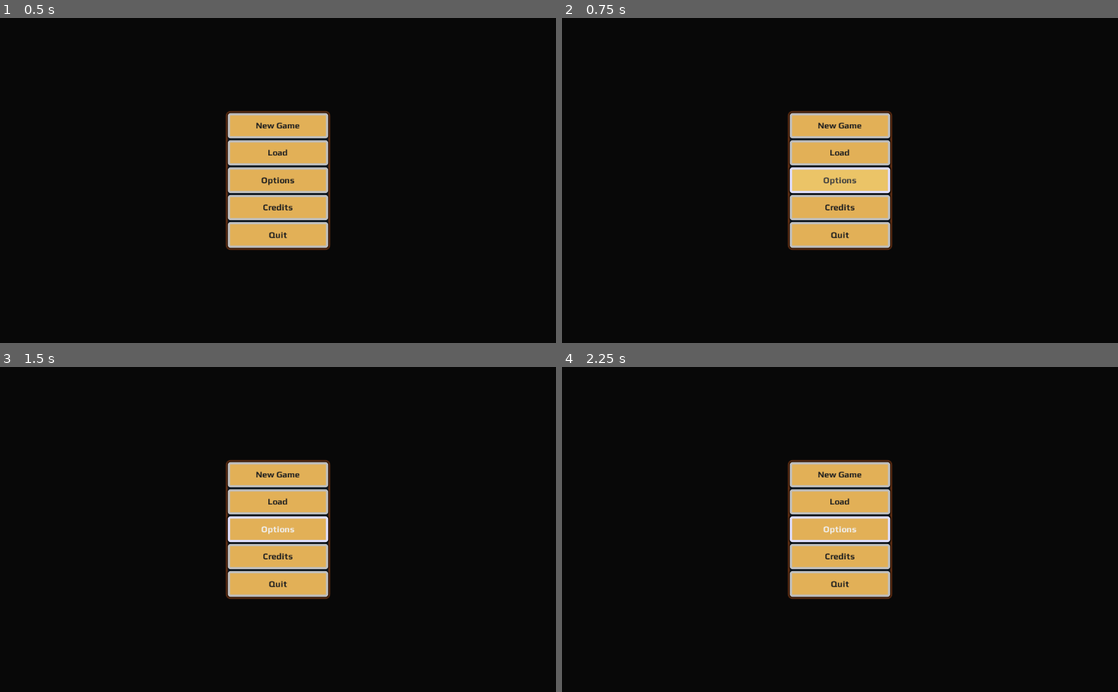
Above: before the commit, frames 1-4 (two rows, left to right).
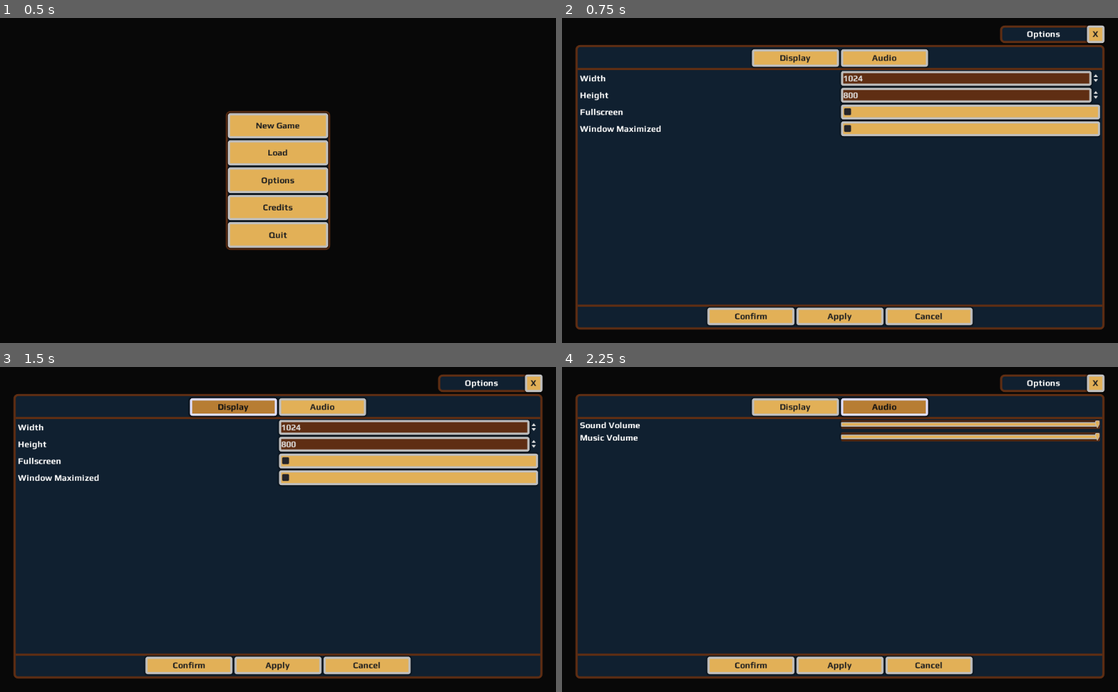
Above: after the commit, the same moments.

Repository: V-ktor/TR
Game: Godot game, scene res://scenes/main/loading.tscn
The game is run twice, just before and just after one commit, with the same random seed, the same clock (stepped at 60 frames per second) and the same inputs.
Inputs (mouse positions are in pixels of both pictures, inside the frame that each line leads up to):
- Up to frame 1 (0.5 s): no input
- Up to frame 2 (0.75 s): click "Options" at 0.5 s
- Up to frame 3 (1.5 s): click (233, 406) at 1.25 s, where only the run after the commit has a clickable "Display"
- Up to frame 4 (2.25 s): click (884, 406) at 2 s, where only the run after the commit has a clickable "Audio"

Frame 1 is identical in both runs. In frame 2, 83% of the frame differs, in the area x 2-98%, y 2-96%; in frame 3, 83%; in frame 4, 84%.

Commit message:
Add settings menu.

Diff:
--- /dev/null
+++ b/default_bus_layout.tres
@@ -0,0 +1,15 @@
+[gd_resource type="AudioBusLayout" format=2]
+
+[resource]
+bus/1/name = "Music 2"
+bus/1/solo = false
+bus/1/mute = false
+bus/1/bypass_fx = false
+bus/1/volume_db = 0.0
+bus/1/send = "Master"
+bus/2/name = "Sound"
+bus/2/solo = false
+bus/2/mute = false
+bus/2/bypass_fx = false
+bus/2/volume_db = 0.0
+bus/2/send = "Master"
--- a/project.godot
+++ b/project.godot
@@ -23,6 +23,7 @@
 
 [autoload]
 
+Settings="*res://scripts/main/settings.gd"
 Characters="*res://scripts/main/characters.gd"
 Main="*res://scenes/main/main.tscn"
 Game="*res://scripts/main/game.gd"
--- a/scenes/main/menu.tscn
+++ b/scenes/main/menu.tscn
@@ -1,7 +1,10 @@
-[gd_scene load_steps=37 format=2]
+[gd_scene load_steps=43 format=2]
 
 [ext_resource path="res://scripts/main/menu.gd" type="Script" id=1]
 [ext_resource path="res://fonts/Play-Bold.ttf" type="DynamicFontData" id=2]
+[ext_resource path="res://images/gui/slider_grabber.png" type="Texture" id=3]
+[ext_resource path="res://images/gui/slider_grabber_highlight.png" type="Texture" id=4]
+[ext_resource path="res://images/gui/slider_grabber_disabled.png" type="Texture" id=5]
 
 [sub_resource type="StyleBoxFlat" id=1]
 bg_color = Color( 0.12549, 0.12549, 0.12549, 0.25098 )
@@ -163,6 +166,34 @@
 content_margin_top = 2.0
 content_margin_bottom = 2.0
 bg_color = Color( 0.921569, 0.768627, 0.403922, 1 )
+
+[sub_resource type="StyleBoxFlat" id=36]
+bg_color = Color( 0.886275, 0.690196, 0.341176, 1 )
+border_width_left = 2
+border_width_top = 2
+border_width_right = 2
+border_width_bottom = 2
+border_color = Color( 0.752941, 0.752941, 0.752941, 1 )
+corner_radius_top_left = 1
+corner_radius_top_right = 1
+corner_radius_bottom_right = 1
+corner_radius_bottom_left = 1
+shadow_color = Color( 0, 0, 0, 0.501961 )
+shadow_size = 4
+
+[sub_resource type="StyleBoxFlat" id=37]
+bg_color = Color( 0.921569, 0.768627, 0.403922, 1 )
+border_width_left = 2
+border_width_top = 2
+border_width_right = 2
+border_width_bottom = 2
+border_color = Color( 0.752941, 0.752941, 0.752941, 1 )
+corner_radius_top_left = 1
+corner_radius_top_right = 1
+corner_radius_bottom_right = 1
+corner_radius_bottom_left = 1
+shadow_color = Color( 0, 0, 0, 0.501961 )
+shadow_size = 4
 
 [sub_resource type="StyleBoxFlat" id=13]
 content_margin_left = 4.0
@@ -363,6 +394,13 @@
 HScrollBar/styles/scroll_focus = SubResource( 11 )
 HSeparator/constants/separation = 4
 HSeparator/styles/separator = SubResource( 12 )
+HSlider/icons/grabber = ExtResource( 3 )
+HSlider/icons/grabber_disabled = ExtResource( 5 )
+HSlider/icons/grabber_highlight = ExtResource( 4 )
+HSlider/icons/tick = null
+HSlider/styles/grabber_area = SubResource( 36 )
+HSlider/styles/grabber_area_highlight = SubResource( 37 )
+HSlider/styles/slider = SubResource( 10 )
 Label/colors/font_color = Color( 0.12549, 0.12549, 0.12549, 1 )
 Label/colors/font_color_shadow = Color( 0, 0, 0, 0.12549 )
 Label/colors/font_outline_modulate = Color( 0.886275, 0.690196, 0.341176, 1 )
@@ -504,6 +542,8 @@
 size = 12
 font_data = ExtResource( 2 )
 
+[sub_resource type="ButtonGroup" id=35]
+
 [node name="Menu" type="CanvasLayer"]
 layer = 100
 script = ExtResource( 1 )
@@ -2062,6 +2102,151 @@
 align = 1
 valign = 1
 
+[node name="Options" type="Panel" parent="."]
+visible = false
+anchor_right = 1.0
+anchor_bottom = 1.0
+margin_left = 25.0
+margin_top = 50.0
+margin_right = -25.0
+margin_bottom = -25.0
+theme = SubResource( 25 )
+custom_styles/panel = SubResource( 26 )
+__meta__ = {
+"_edit_use_anchors_": false,
+"_editor_description_": ""
+}
+
+[node name="HSeparator1" type="HSeparator" parent="Options"]
+anchor_right = 1.0
+margin_left = 4.0
+margin_top = 40.0
+margin_right = -4.0
+margin_bottom = 48.0
+mouse_filter = 1
+custom_styles/separator = SubResource( 27 )
+__meta__ = {
+"_edit_use_anchors_": false,
+"_editor_description_": ""
+}
+
+[node name="HSeparator2" type="HSeparator" parent="Options"]
+anchor_top = 1.0
+anchor_right = 1.0
+anchor_bottom = 1.0
+margin_left = 4.0
+margin_top = -48.0
+margin_right = -4.0
+margin_bottom = -40.0
+mouse_filter = 1
+custom_styles/separator = SubResource( 27 )
+__meta__ = {
+"_edit_use_anchors_": false,
+"_editor_description_": ""
+}
+
+[node name="Top" type="HBoxContainer" parent="Options"]
+anchor_right = 1.0
+margin_left = 8.0
+margin_top = 8.0
+margin_right = -8.0
+margin_bottom = 40.0
+alignment = 1
+__meta__ = {
+"_edit_use_anchors_": false
+}
+
+[node name="Button0" type="Button" parent="Options/Top"]
+visible = false
+margin_left = 399.0
+margin_right = 559.0
+margin_bottom = 32.0
+rect_min_size = Vector2( 160, 0 )
+toggle_mode = true
+group = SubResource( 35 )
+
+[node name="Bottom" type="HBoxContainer" parent="Options"]
+anchor_top = 1.0
+anchor_right = 1.0
+anchor_bottom = 1.0
+margin_left = 8.0
+margin_top = -40.0
+margin_right = -8.0
+margin_bottom = -8.0
+alignment = 1
+__meta__ = {
+"_edit_use_anchors_": false
+}
+
+[node name="ButtonConfirm" type="Button" parent="Options/Bottom"]
+margin_left = 235.0
+margin_right = 395.0
+margin_bottom = 32.0
+rect_min_size = Vector2( 160, 0 )
+text = "CONFIRM"
+
+[node name="ButtonApply" type="Button" parent="Options/Bottom"]
+margin_left = 399.0
+margin_right = 559.0
+margin_bottom = 32.0
+rect_min_size = Vector2( 160, 0 )
+text = "APPLY"
+
+[node name="ButtonCancel" type="Button" parent="Options/Bottom"]
+margin_left = 563.0
+margin_right = 723.0
+margin_bottom = 32.0
+rect_min_size = Vector2( 160, 0 )
+text = "CANCEL"
+
+[node name="ScrollContainer" type="ScrollContainer" parent="Options"]
+anchor_right = 1.0
+anchor_bottom = 1.0
+margin_left = 8.0
+margin_top = 48.0
+margin_right = -8.0
+margin_bottom = -48.0
+__meta__ = {
+"_edit_use_anchors_": false
+}
+
+[node name="VBoxContainer" type="VBoxContainer" parent="Options/ScrollContainer"]
+margin_right = 958.0
+margin_bottom = 429.0
+size_flags_horizontal = 3
+size_flags_vertical = 3
+
+[node name="Panel" type="Panel" parent="Options"]
+anchor_left = 1.0
+anchor_right = 1.0
+margin_left = -192.0
+margin_top = -36.0
+margin_bottom = -4.0
+custom_styles/panel = SubResource( 26 )
+__meta__ = {
+"_edit_use_anchors_": false,
+"_editor_description_": ""
+}
+
+[node name="Label" type="Label" parent="Options/Panel"]
+anchor_right = 1.0
+anchor_bottom = 1.0
+margin_right = -32.0
+custom_colors/font_color = Color( 1, 1, 1, 1 )
+text = "OPTIONS"
+align = 1
+valign = 1
+__meta__ = {
+"_edit_use_anchors_": false
+}
+
+[node name="Button" type="Button" parent="Options/Panel"]
+anchor_left = 1.0
+anchor_right = 1.0
+anchor_bottom = 1.0
+margin_left = -32.0
+text = "X"
+
 [node name="Credits" type="Panel" parent="."]
 visible = false
 anchor_left = 0.5
--- a/scripts/main/menu.gd
+++ b/scripts/main/menu.gd
@@ -606,6 +606,12 @@
 	$Files/Panel/Label.text = tr("SAVE")
 	$Files.show()
 
+func _show_options():
+	Settings.load_settings()
+	$Options.show()
+	_select_setting(true, Settings.settings.keys()[0])
+
+
 func update_save_files():
 	# Add paths of all save files to save_files.
 	var filename : String
@@ -654,8 +660,59 @@
 					button.get_node("GridContainer/LabelVersion").modulate = Color(1.0,1.0,1.0)
 				button.show()
 
-
-
+func _apply_settings():
+	# ...
+	Settings.apply()
+	Settings.save_settings()
+
+func _confirm_settings():
+	_apply_settings()
+	$Options.hide()
+
+func _set_setting(value, type, ID):
+	Settings.settings[type][ID] = value
+
+func _select_setting(pressed, type):
+	if !pressed:
+		return
+	for c in $Options/ScrollContainer/VBoxContainer.get_children():
+		c.queue_free()
+	for k in Settings.settings[type]:
+		var container := HBoxContainer.new()
+		var label := Label.new()
+		label.text = tr(k.to_upper())
+		label.add_color_override("font_color", Color(1.0,1.0,1.0))
+		label.size_flags_horizontal = Control.SIZE_EXPAND_FILL
+		container.add_child(label)
+		match typeof(Settings.settings[type][k]):
+			TYPE_BOOL:
+				var button := CheckBox.new()
+				button.name = k.capitalize()
+				button.pressed = Settings.settings[type][k]
+				button.size_flags_horizontal = Control.SIZE_EXPAND_FILL
+				button.connect("toggled",self,"_set_setting",[type,k])
+				container.add_child(button)
+			TYPE_INT:
+				var button := SpinBox.new()
+				button.name = k.capitalize()
+				button.min_value = 800
+				button.max_value = 4096
+				button.value = Settings.settings[type][k]
+				button.size_flags_horizontal = Control.SIZE_EXPAND_FILL
+				button.connect("value_changed",self,"_set_setting",[type,k])
+				container.add_child(button)
+			TYPE_REAL:
+				var button = HSlider.new()
+				button.name = k.capitalize()
+				button.min_value = 0.0
+				button.max_value = 1.0
+				button.step = 0.0
+				button.value = Settings.settings[type][k]
+				button.size_flags_horizontal = Control.SIZE_EXPAND_FILL
+				button.connect("value_changed",self,"_set_setting",[type,k])
+				container.add_child(button)
+
+		$Options/ScrollContainer/VBoxContainer.add_child(container)
 
 
 func load_races(path : String):
@@ -715,11 +772,13 @@
 func _ready():
 	randomize()
 
+	# Load race and class data.
 	load_races("res://data/races")
 	load_races("user://data/races")
 	load_classes("res://data/classes")
 	load_classes("user://data/classes")
 
+	# Set up GUI stuff.
 	for stat in Characters.STATS:
 		var box = $NewChar/HBoxContainer/Summary/VBoxContainer/Stats/Stat0.duplicate()
 		box.name = stat.capitalize()
@@ -753,7 +812,15 @@
 		$NewChar/HBoxContainer/Classes/VBoxContainer.add_child(button)
 		button.connect("pressed",self,"_set_class",[i])
 		button.show()
-
+	for k in Settings.settings.keys():
+		var button := $Options/Top/Button0.duplicate()
+		button.name = "Button"+k.capitalize()
+		button.text = tr(k.to_upper())
+		button.connect("toggled",self,"_select_setting",[k])
+		$Options/Top.add_child(button)
+		button.show()
+
+	# Connect buttons.
 	$NewChar/Top/ButtonRace.connect("pressed",self,"_select_race")
 	$NewChar/Top/ButtonClass.connect("pressed",self,"_select_class")
 	$NewChar/Top/ButtonAppearance.connect("pressed",self,"_select_appearance")
@@ -771,9 +838,14 @@
 	$Files/Panel/Button.connect("pressed",$Files,"hide")
 	$Files/ScrollContainer/VBoxContainer/New/LineEdit.connect("text_entered",self,"_save_new")
 	$Files/ScrollContainer/VBoxContainer/New/ButtonConfirm.connect("pressed",self,"_save_new")
+	$Options/Panel/Button.connect("pressed",$Options,"hide")
+	$Options/Bottom/ButtonConfirm.connect("pressed",self,"_confirm_settings")
+	$Options/Bottom/ButtonApply.connect("pressed",self,"_apply_settings")
+	$Options/Bottom/ButtonCancel.connect("pressed",$Options,"hide")
 	$Credits/Panel/Button.connect("pressed",$Credits,"hide")
 	$Credits/RichTextLabel.connect("meta_clicked",OS,"shell_open")
 
+	# Hide these buttons. Only visible once the game has been started.
 	$Panel/VBoxContainer/Button6.hide()
 	$Panel/VBoxContainer/Button7.hide()
 
--- /dev/null
+++ b/scripts/main/settings.gd
@@ -0,0 +1,43 @@
+extends Node
+
+var settings := {
+	"display":{
+		"width":int(OS.window_size.x),"height":int(OS.window_size.y),
+		"fullscreen":OS.window_fullscreen,"maximized":OS.window_maximized},
+	"audio":{
+		"sound_volume":1.0,"music_volume":1.0}}
+
+
+func apply():
+	OS.window_size = Vector2(settings.display.width, settings.display.height)
+	OS.window_maximized = settings.display.maximized
+	OS.window_fullscreen = settings.display.fullscreen
+	AudioServer.set_bus_volume_db(1, linear2db(settings.audio.music_volume))
+	AudioServer.set_bus_volume_db(2, linear2db(settings.audio.sound_volume))
+
+func load_settings():
+	var config := ConfigFile.new()
+	var err := config.load("user://settings.cfg")
+	printt("Loading settings.")
+	if err==OK:
+		for c in settings.keys():
+			for k in settings[c].keys():
+				settings[c][k] = config.get_value(c, k, settings[c][k])
+		settings.display.width = int(settings.display.width)
+		settings.display.height = int(settings.display.height)
+		apply()
+	else:
+		save_settings()
+
+func save_settings():
+	var config := ConfigFile.new()
+	printt("Saving settings.")
+	for c in settings.keys():
+		for k in settings[c].keys():
+			config.set_value(c, k, settings[c][k])
+	settings.display.width = int(settings.display.width)
+	settings.display.height = int(settings.display.height)
+	config.save("user://settings.cfg")
+
+func _ready():
+	load_settings()
--- a/translations/menu.csv
+++ b/translations/menu.csv
@@ -1,6 +1,7 @@
 ,en
 NEXT,Next
 BACK,Back
+APPLY,Apply
 CONFIRM,Confirm
 CANCEL,Cancel
 CONTINUE,Continue
@@ -11,6 +12,15 @@
 OPTIONS,Options
 CREDITS,Credits
 QUIT,Quit
+GAME,Game
+DISPLAY,Display
+AUDIO,Audio
+WIDTH,Width
+HEIGHT,Height
+FULLSCREEN,Fullscreen
+MAXIMIZED,Window Maximized
+SOUND_VOLUME,Sound Volume
+MUSIC_VOLUME,Music Volume
 RANDOMIZE,Randomize
 NAME,Name
 FIRST_NAME,First Name
Binary file added: images/gui/slider_grabber.png
Not shown, added: images/gui/slider_grabber.png.import
Binary file added: images/gui/slider_grabber_disabled.png
Not shown, added: images/gui/slider_grabber_disabled.png.import
Binary file added: images/gui/slider_grabber_highlight.png
Not shown, added: images/gui/slider_grabber_highlight.png.import
Binary file changed: translations/menu.en.translation
